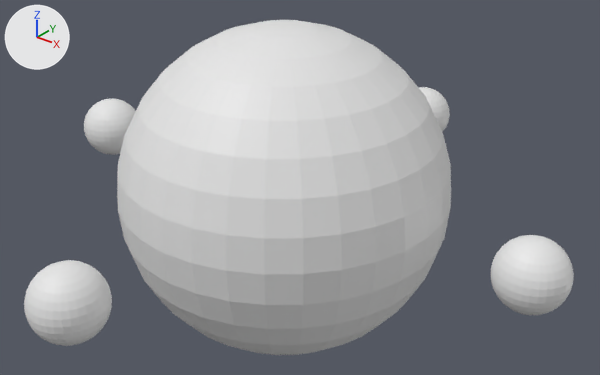
The Blender file foe.blend: old version first, new version second.
Rendered twice from a 50 mm camera at (1.458, -1.748, 1.102) aimed at (0.036, 0.029, 0.0). The lights are fixed; the arrows at upper left show +X, +Y and +Z.

The scene before the commit, as lines of its bpy script (objects in view):
```python
me_sphere_001 = bpy.data.meshes.new('Sphere.001')
me_sphere_001.from_pydata(...)  # a UV sphere (32 segments, 16 rings, poles along z) spanning x -0.5..0.5, y -0.5..0.5, z -0.5..0.5
me_sphere_002 = bpy.data.meshes.new('Sphere.002')
me_sphere_002.from_pydata(...)  # a UV sphere (32 segments, 16 rings, poles along z) spanning x -0.1..0.1, y -0.1..0.1, z -0.1..0.1
me_sphere_003 = bpy.data.meshes.new('Sphere.003')
me_sphere_003.from_pydata(...)  # a UV sphere (32 segments, 16 rings, poles along z) spanning x -0.1..0.1, y -0.1..0.1, z -0.1..0.1
me_sphere_004 = bpy.data.meshes.new('Sphere.004')
me_sphere_004.from_pydata(...)  # a UV sphere (32 segments, 16 rings, poles along z) spanning x -0.1..0.1, y -0.1..0.1, z -0.1..0.1
me_sphere_005 = bpy.data.meshes.new('Sphere.005')
me_sphere_005.from_pydata(...)  # a UV sphere (32 segments, 16 rings, poles along z) spanning x -0.1..0.1, y -0.1..0.1, z -0.1..0.1
ob_sphere = bpy.data.objects.new('Sphere', me_sphere_002)
ob_sphere.location = (-0.799, 0.001, 0.0)
ob_sphere_001 = bpy.data.objects.new('Sphere.001', me_sphere_001)
ob_sphere_001.location = (0.0, 0.0, 0.0)
ob_sphere_002 = bpy.data.objects.new('Sphere.002', me_sphere_003)
ob_sphere_002.location = (-0.001, -0.799, 0.0)
ob_sphere_003 = bpy.data.objects.new('Sphere.003', me_sphere_004)
ob_sphere_003.location = (0.001, 0.799, 0.0)
ob_sphere_004 = bpy.data.objects.new('Sphere.004', me_sphere_005)
ob_sphere_004.location = (0.799, -0.001, 0.0)
```
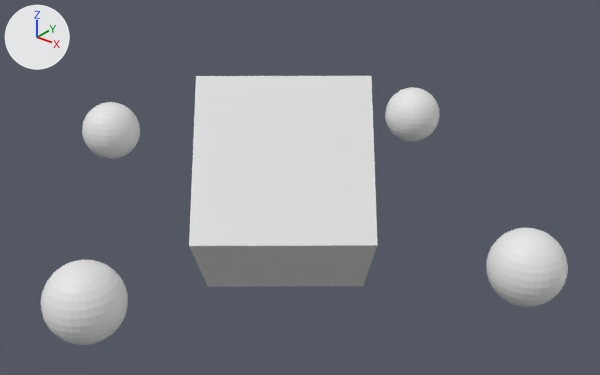
Commit message: tambahan cursor dan remake foe

Boxes (x1, y1, x2, y2) around the edits, measured in the pictures (600 x 375 px):
'Sphere.001', deleted: before (117, 20, 451, 355)
'Cube', added: after (189, 76, 378, 287)
'Sphere.002', moved: before (24, 260, 112, 346); after (486, 228, 568, 307)
'Sphere', moved: before (84, 99, 136, 155); after (41, 260, 128, 345)
'Sphere.004', moved: before (491, 235, 574, 315); after (385, 87, 440, 142)
'Sphere.003', moved: before (418, 87, 450, 132); after (82, 102, 140, 159)

The change, as a list of edits to the scene's bpy script:
```text
Add me_cube:
    me_cube.from_pydata(...)  # a box spanning x -0.25..0.25, y -0.25..0.25, z -0.25..0.25
Remove ob_sphere_001:
    ob_sphere_001 = bpy.data.objects.new('Sphere.001', me_sphere_001)
    ob_sphere_001.location = (0.0, 0.0, 0.0)
Change ob_sphere:
    ob_sphere.location: (-0.799, 0.001, 0.0) -> (0.027, -0.773, 0.0)
Change ob_sphere_002:
    ob_sphere_002.location: (-0.001, -0.799, 0.0) -> (0.773, 0.027, 0.0)
Change ob_sphere_003:
    ob_sphere_003.location: (0.001, 0.799, 0.0) -> (-0.773, -0.027, 0.0)
Change ob_sphere_004:
    ob_sphere_004.location: (0.799, -0.001, 0.0) -> (-0.027, 0.773, 0.0)
Add ob_cube:
    ob_cube = bpy.data.objects.new('Cube', me_cube)
    ob_cube.location = (0.0, 0.0, 0.0)
    ob_cube.rotation_euler = (0.785, 0.0, 0.681)  # degrees (45, 0, 39)
```
